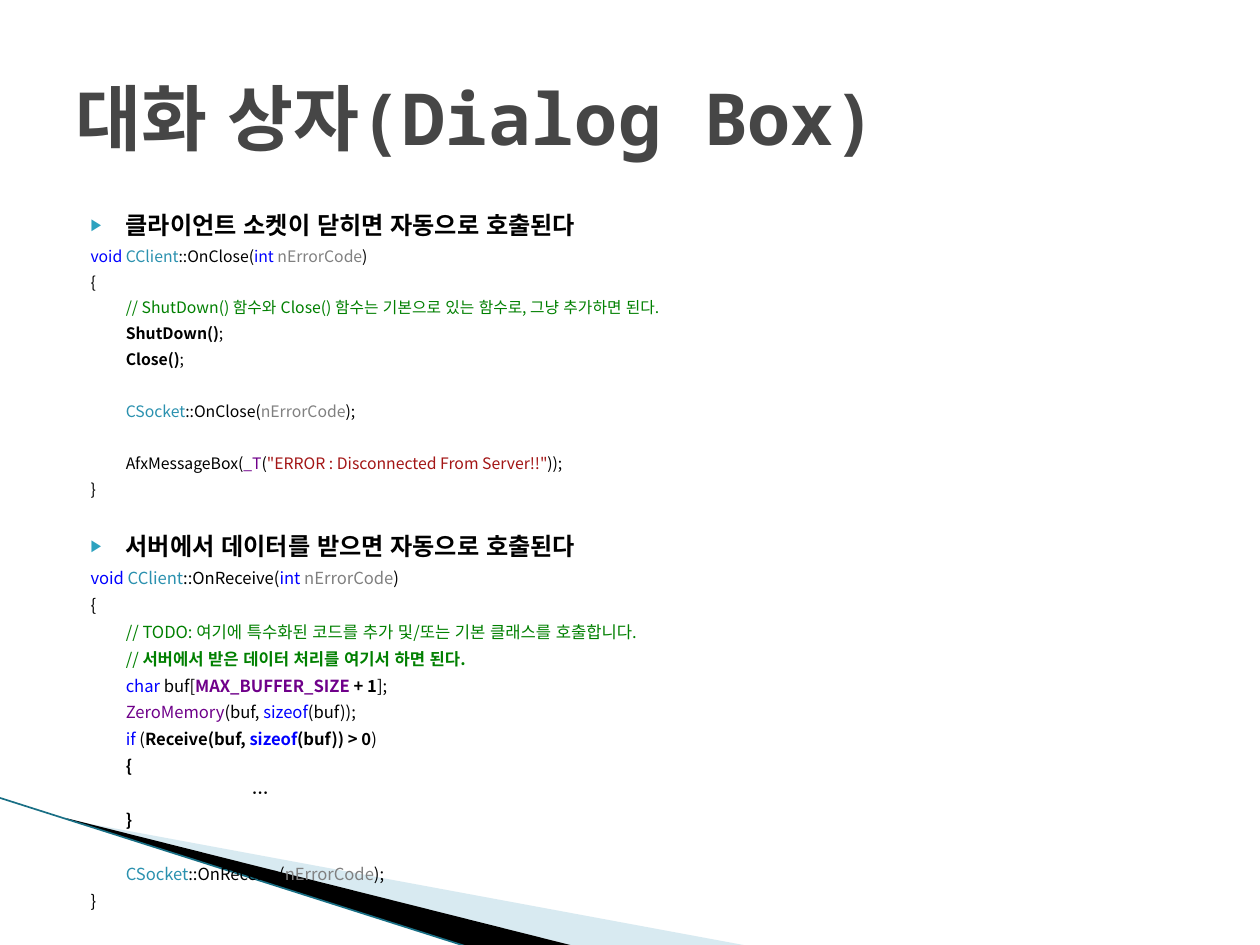
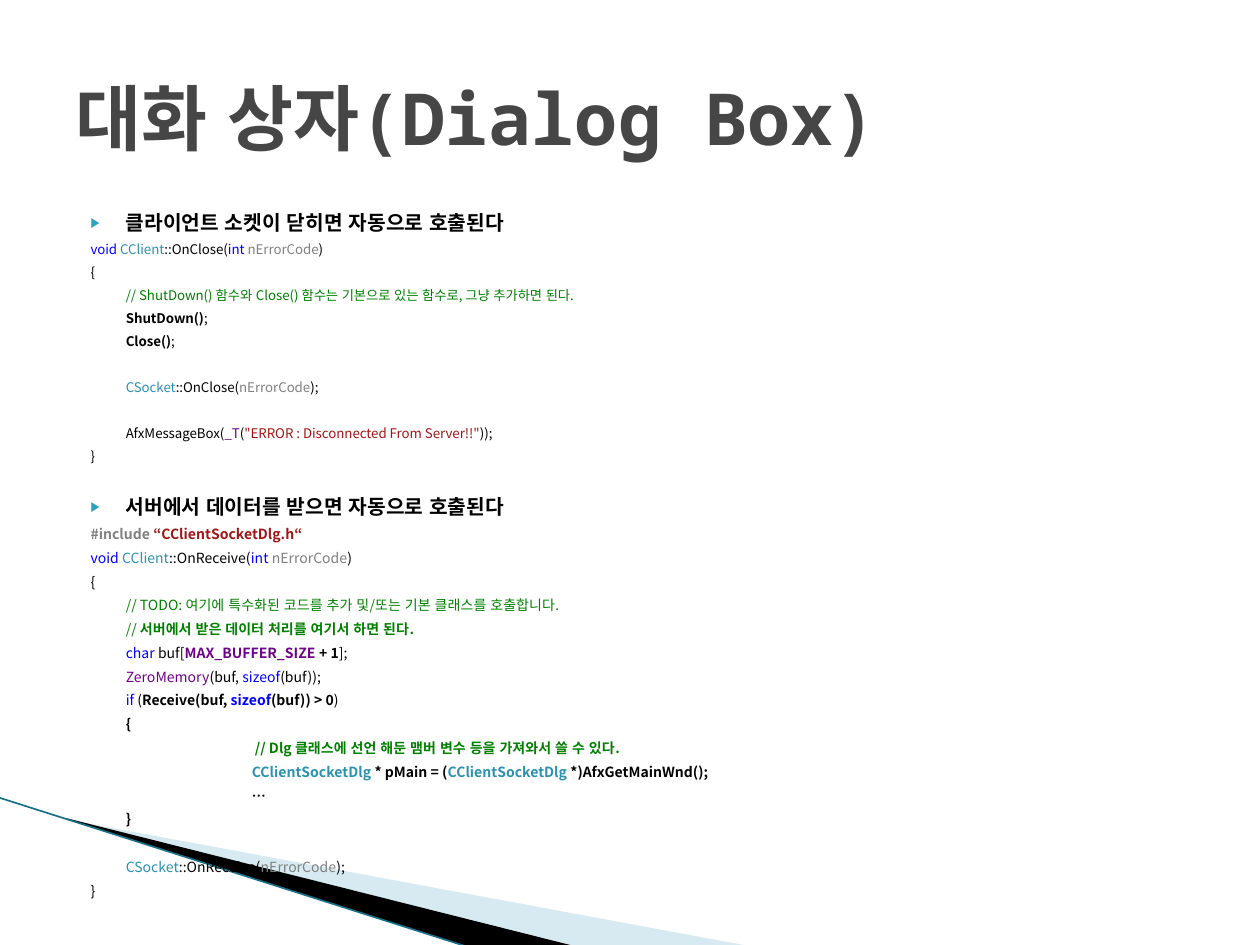
Before and after one commit to wooks4098/test_ChoWookRae, a slide deck: slide 23 of _자료/5_WinNetWork & MFC/MFC.pptx. Drawn at 1260x945 pixels with LibreOffice and Linux fonts; fonts in the diff are those of the drawing; background and template pictures are left out. Boxes give left, top, right and bottom in pixels: in the first picture for what was removed or moved away, otherwise in the second. Text is boxed around its words. In the diff, an @@ line names an element or a change of style, - is before the commit and + after.

```diff
--- a/_자료/5_WinNetWork & MFC/MFC.pptx
+++ b/_자료/5_WinNetWork & MFC/MFC.pptx
@@ text at <box>91,213,574,708</box>: size 13.8 to 11.6 pt in "클라이언트 소켓이 닫히면 자동으로 호출된다", "서버에서 데이터를 받으면 자동으로 호출된다"; size 9 to 7.6 pt in "void CClient::OnClose(int nErrorCode)", "{", "// ShutDown() 함수와 Close() 함수는 기본으로 있는 ...", "ShutDown();" and 4 more places; size 9.5 to 8 pt in "void CClient::OnReceive(int nErrorCode)", "{", "// TODO: 여기에 특수화된 코드를 추가 및/또는 ...", "// 서버에서 받은 데이터 처리를 여기서 하면 ..." and 8 more places @@
@@ text at <box>91,527,302,543</box>: paragraph added @@
+#include “CClientSocketDlg.h“
@@ text at <box>252,741,708,781</box>: paragraphs added @@
+// Dlg 클래스에 선언 해둔 맴버 변수 등을 가져와서 쓸 수 있다.
+CClientSocketDlg * pMain = (CClientSocketDlg *)AfxGetMainWnd();
```
Also in this commit, not shown: 33 other files.
